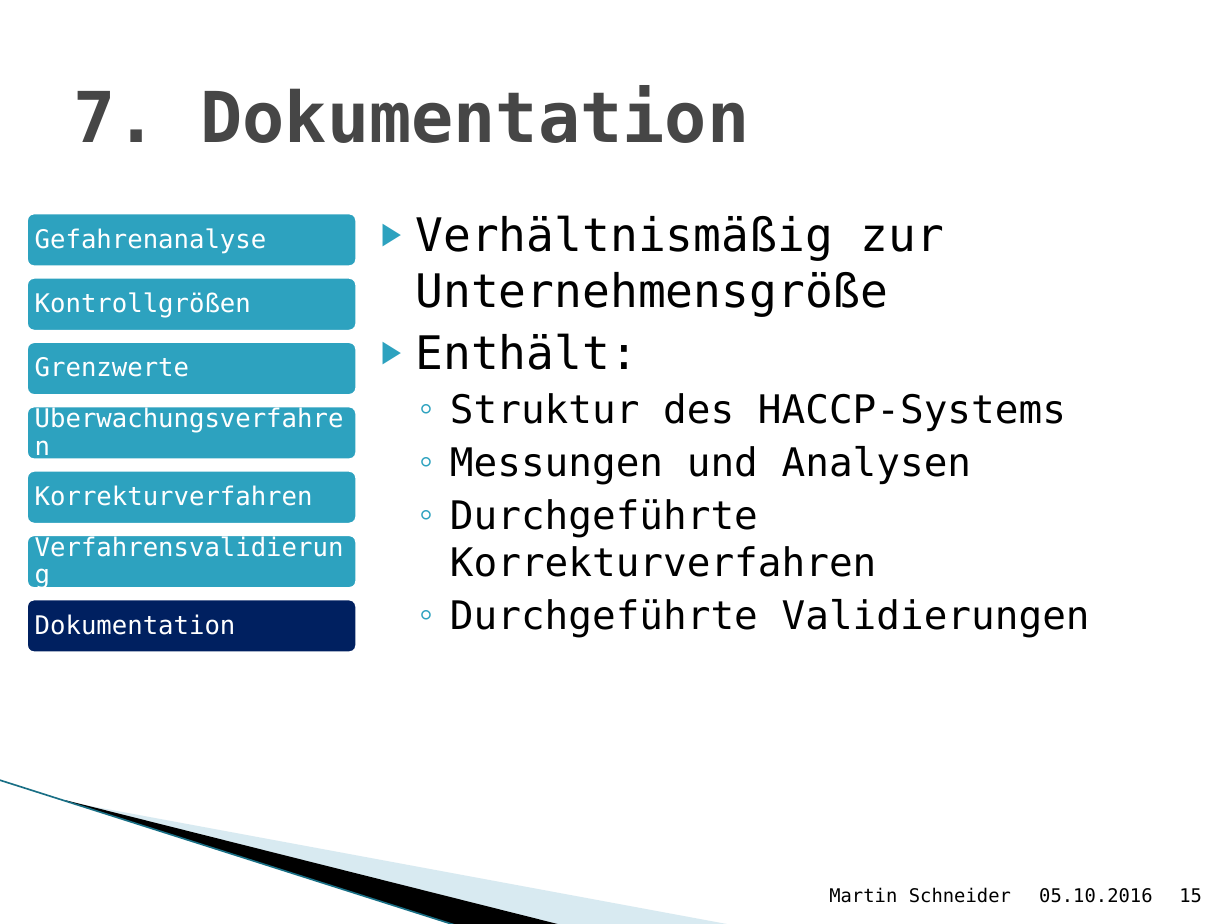
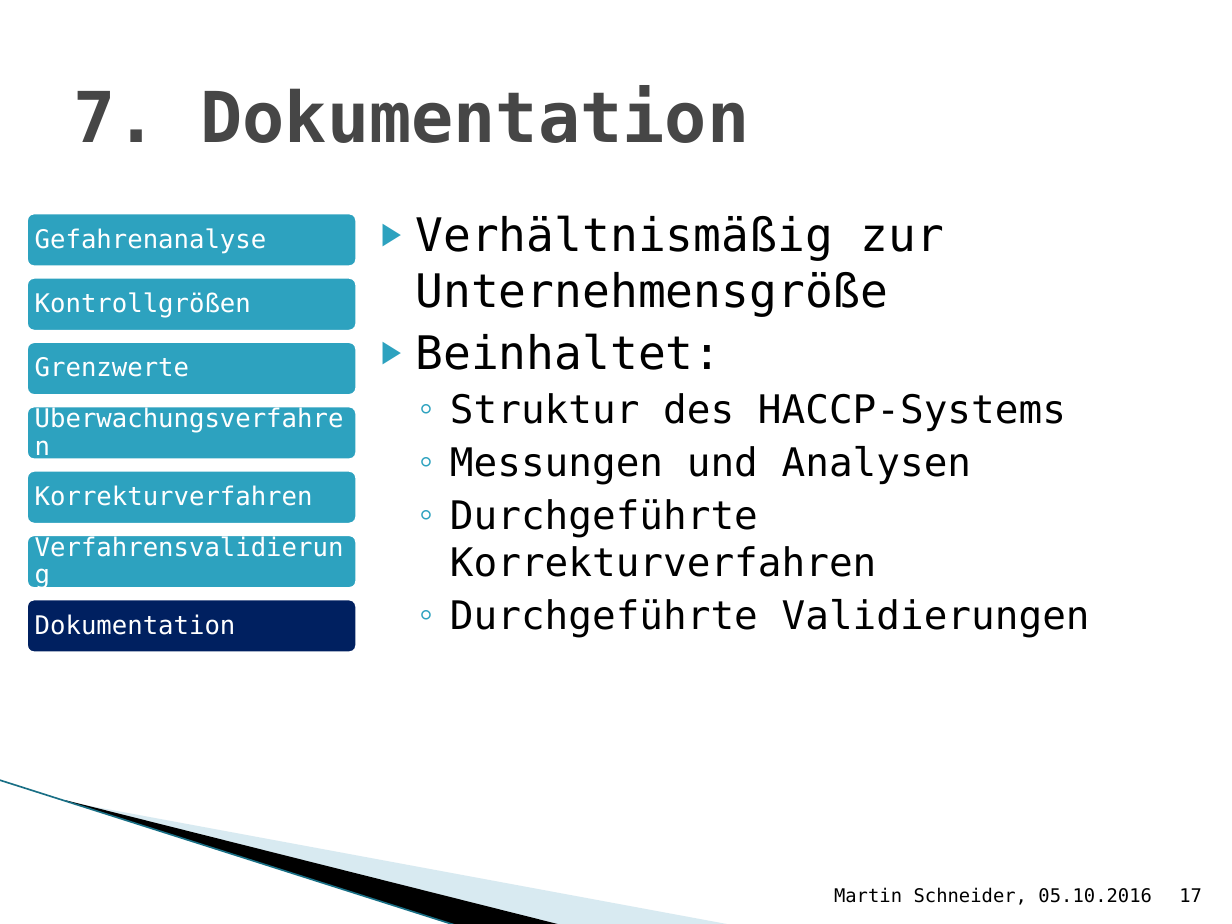
Before and after one commit to Bondzio/Stuff, a slide deck: slide 17 of Recht Vortrag.pptx (slide 15 before the commit). Drawn at 1232x924 pixels with LibreOffice and Linux fonts; fonts in the diff are those of the drawing; background and template pictures are left out. Boxes give left, top, right and bottom in pixels: in the first picture for what was removed or moved away, otherwise in the second. Text is boxed around its words. In the diff, an @@ line names an element or a change of style, - is before the commit and + after.

```diff
--- a/Recht Vortrag.pptx
+++ b/Recht Vortrag.pptx
@@ text at box(415, 333, 721, 370): text changed @@
-▶ Enthält:
+▶ Beinhaltet:
@@ text at box(834, 887, 1152, 905): text changed @@
-Martin Schneider
+Martin Schneider, 05.10.2016
@@ page number at box(1179, 888, 1202, 902): text changed @@
-15
+17
```
Also in this commit, not shown: 14 other slides changed, 3 slides added, 4 other files.
